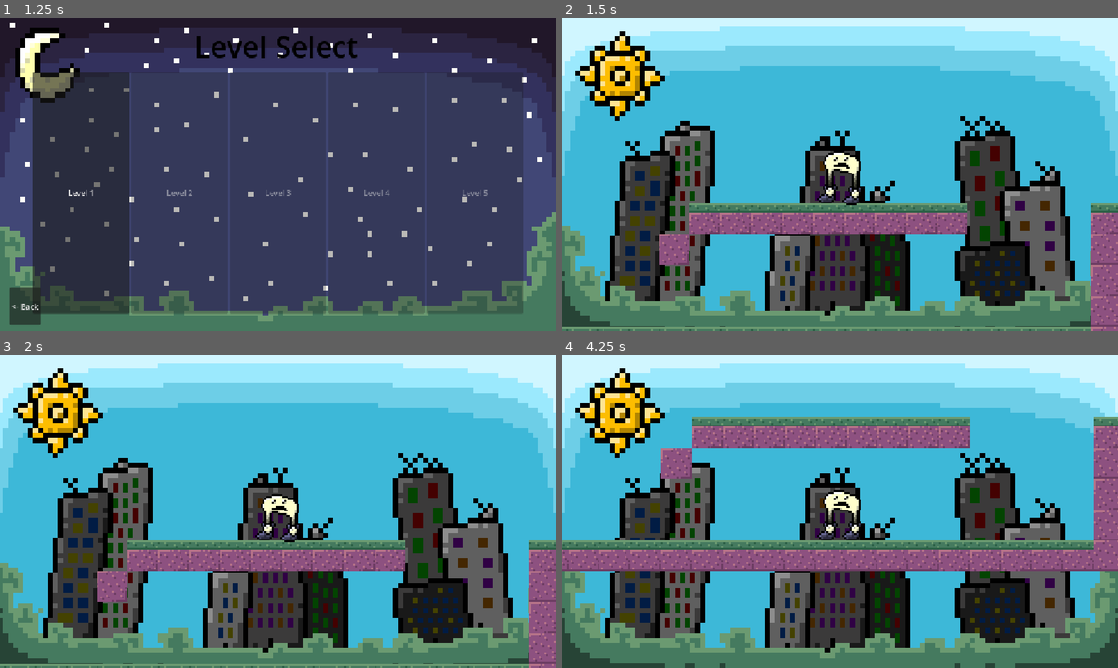
Above: before the commit, frames 1-4 (two rows, left to right).
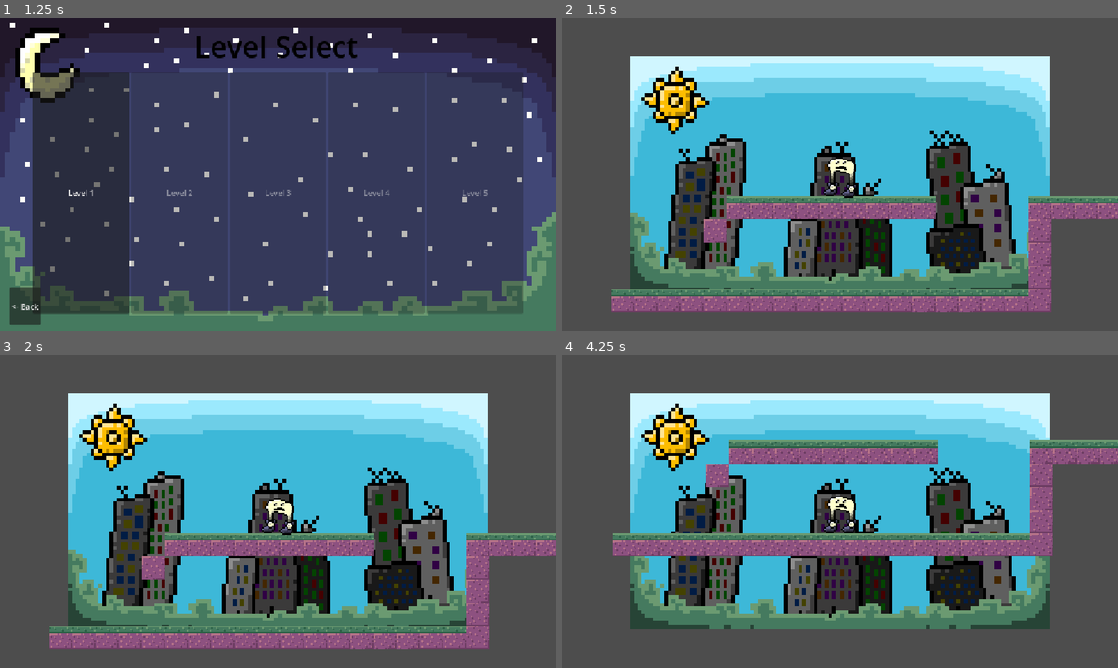
Above: after the commit, the same moments.

Repository: menlojacob/MoonShoesGame
Game: Godot game, scene res://Scenes/game.tscn
Same seed, same stepped clock (60 frames per second), same inputs: the game is played once before the commit and once after it.
Inputs:
- Up to frame 1 (1.25 s): click "Start" at 0.5 s
- Up to frame 2 (1.5 s): click "Level 1" at 1.25 s
- Up to frame 3 (2 s): no input
- Up to frame 4 (4.25 s): hold Right (move_right) 2.03-3.53 s; tap Shift (Dash) at 2.1, 3.6 s; tap Space (jump) at 2.27, 3.02 s; tap S (ground_pound) at 2.85 s; hold Left (move_left) from 3.53 s (still down)

Frame 1 is identical in both runs. In frame 2, 82% of the frame differs, in the area x 0-100%, y 0-100%; in frame 3, 82%; in frame 4, 86%.

Commit message:
Changing camera zoom

Diff:
--- a/Scenes/character.tscn
+++ b/Scenes/character.tscn
@@ -345,7 +345,7 @@
 [node name="CharacterController" parent="." unique_id=1441966244 instance=ExtResource("1_lkv7d")]
 
 [node name="Camera2D" type="Camera2D" parent="." unique_id=2072228522]
-zoom = Vector2(4, 4)
+zoom = Vector2(3, 3)
 
 [node name="EnemyCollision" type="Area2D" parent="." unique_id=75004720]
 collision_mask = 3
--- a/Scenes/level_one.tscn
+++ b/Scenes/level_one.tscn
@@ -2593,7 +2593,7 @@
 position = Vector2(-1, -9)
 
 [node name="Camera2D2" parent="Character" index="7" unique_id=1926023987]
-metadata/_edit_lock_ = true
+zoom = Vector2(3, 3)
 
 [node name="TextureRect" type="TextureRect" parent="Character/Camera2D2" index="0" unique_id=1534769145]
 z_index = -10
Not shown, changed: .DS_Store
